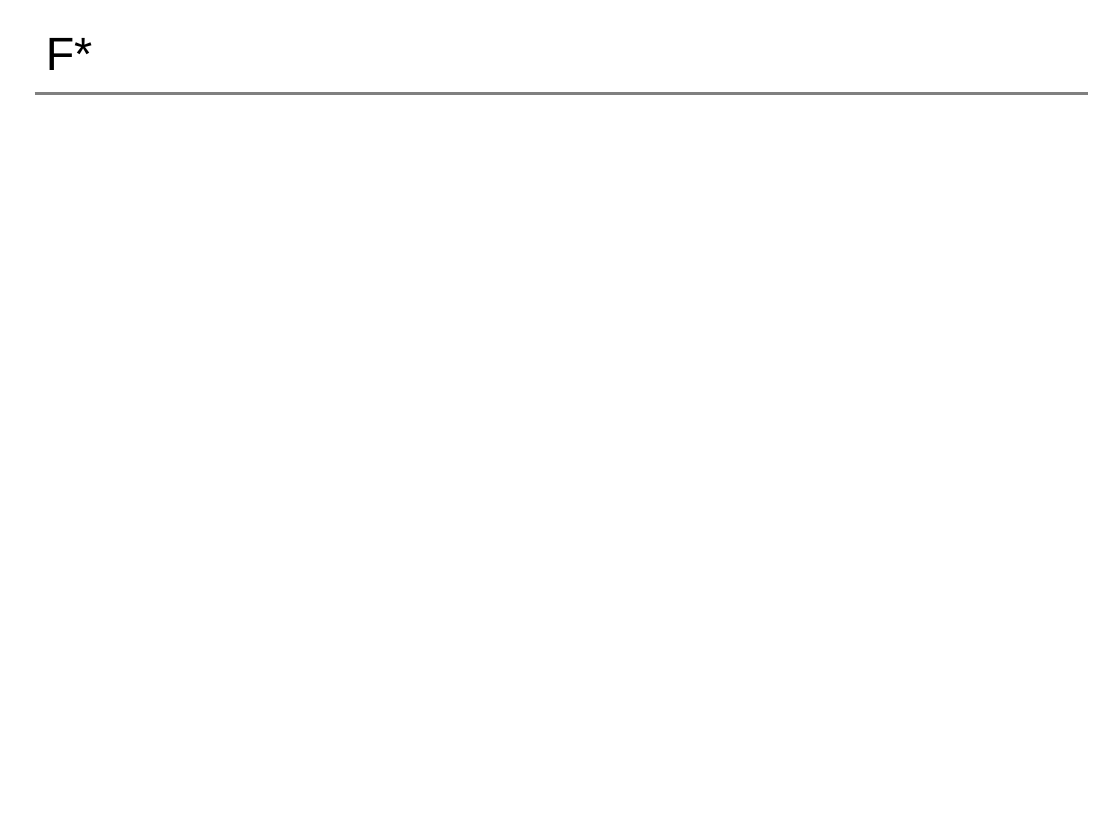
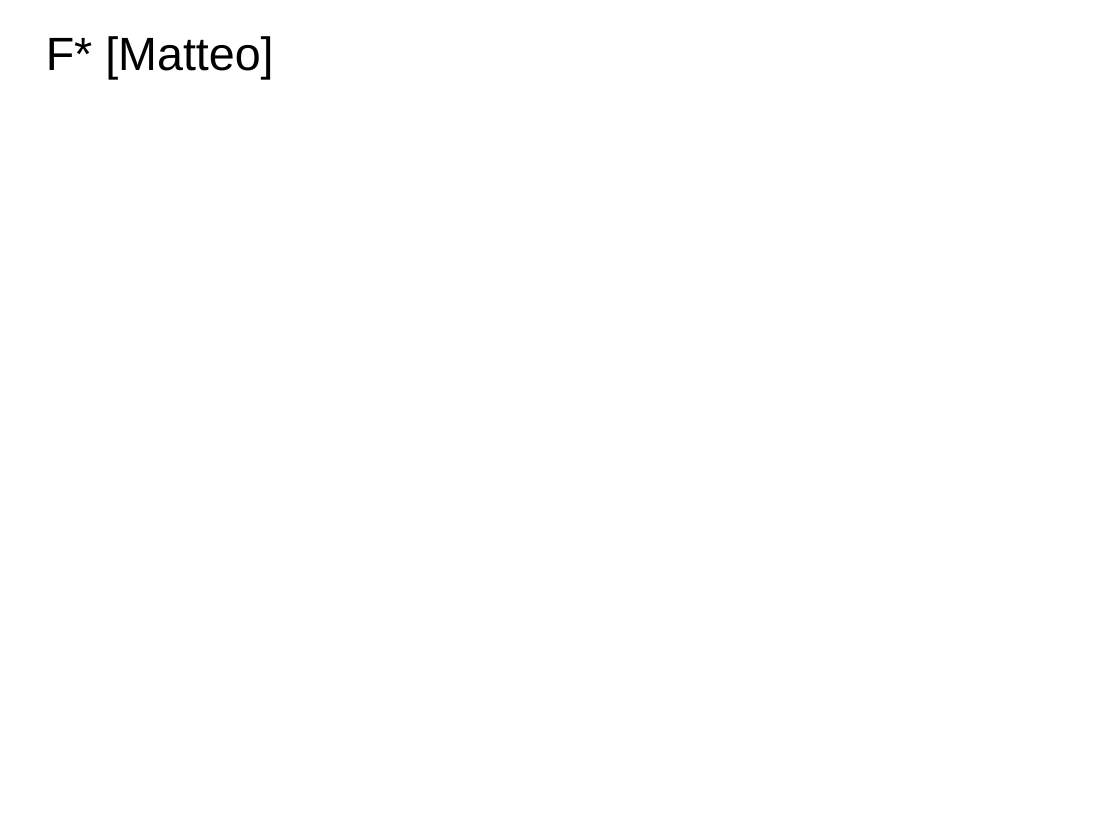
Before and after one commit to saga-project/NGMW, a slide deck: slide 12 of presentations/radical-modsim.pptx (slide 13 before the commit). Drawn at 1120x840 pixels with LibreOffice and Linux fonts; fonts in the diff are those of the drawing; background and template pictures are left out. Boxes give left, top, right and bottom in pixels: in the first picture for what was removed or moved away, otherwise in the second. Text is boxed around its words. In the diff, an @@ line names an element or a change of style, - is before the commit and + after.

```diff
--- a/presentations/radical-modsim.pptx
+++ b/presentations/radical-modsim.pptx
@@ title at (x1=46, y1=36, x2=273, y2=79): text changed @@
-F*
+F* [Matteo]
@@ line removed from (35, 94) to (1088, 94) @@
```
Also in this commit, not shown: 5 other slides changed, 3 slides added, 3 slides removed.
